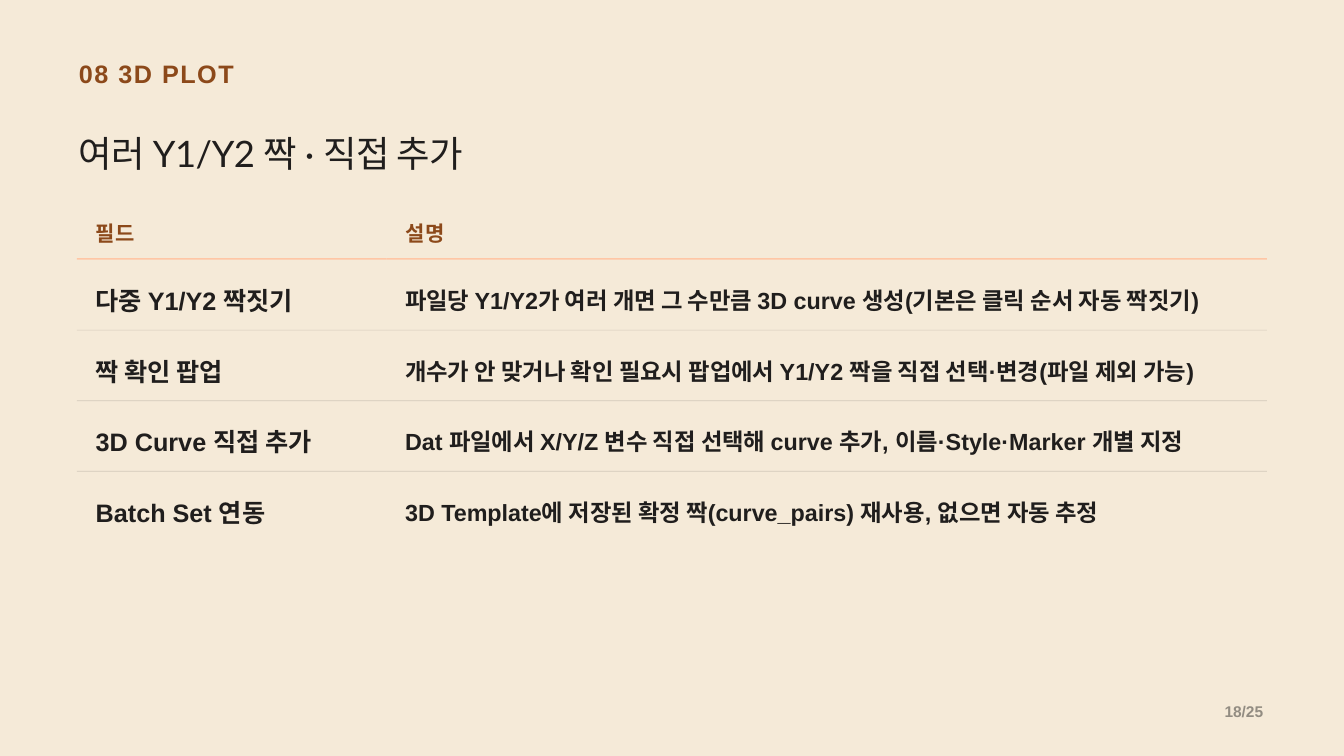
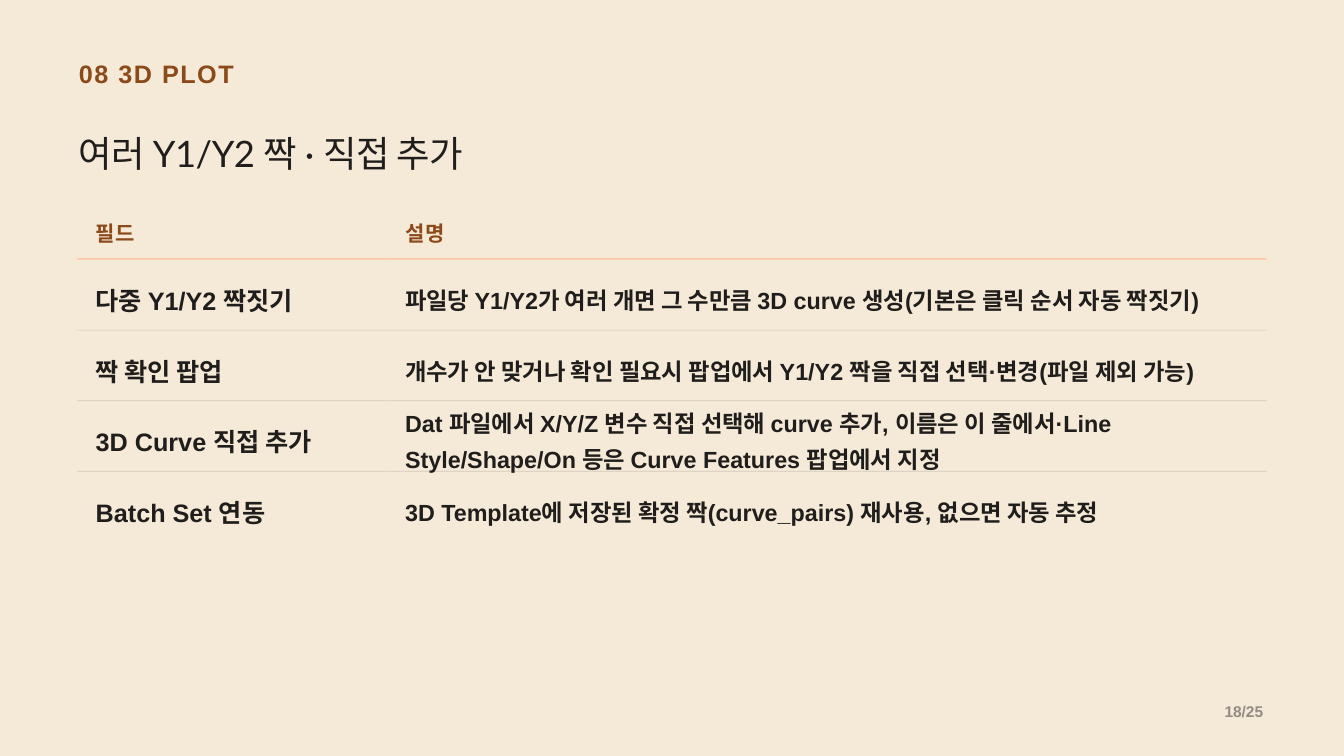
Before and after one commit to CWKIM113/CathPlot_Pub, a slide deck: slide 18 of CathPlot_발표.pptx. Drawn at 1344x756 pixels with LibreOffice and Linux fonts; fonts in the diff are those of the drawing. Boxes give left, top, right and bottom in pixels: in the first picture for what was removed or moved away, otherwise in the second. Text is boxed around its words. In the diff, an @@ line names an element or a change of style, - is before the commit and + after.

```diff
--- a/CathPlot_발표.pptx
+++ b/CathPlot_발표.pptx
@@ text at box(405, 412, 1111, 473): text changed @@
-Dat 파일에서 X/Y/Z 변수 직접 선택해 curve 추가, 이름·Style·Marker 개별 지정
+Dat 파일에서 X/Y/Z 변수 직접 선택해 curve 추가, 이름은 이 줄에서·Line Style/Shape/On 등은 Curve Features 팝업에서 지정
```
Also in this commit, not shown: 3 other slides changed, 3 other files.
